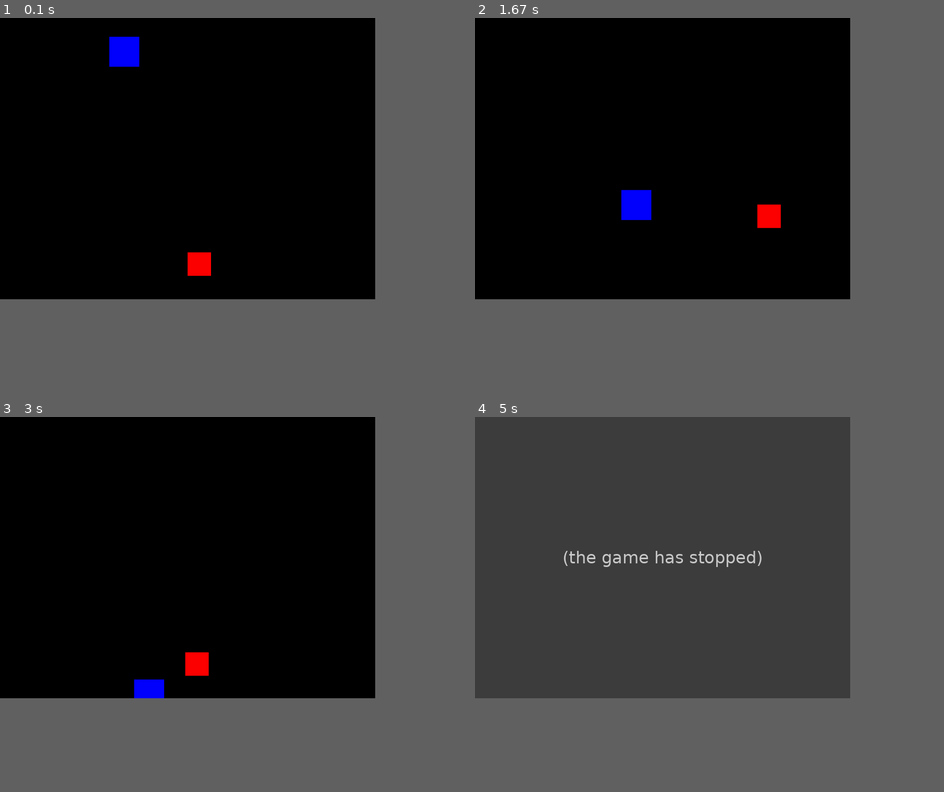
Above: before the commit, frames 1-4 (two rows, left to right).
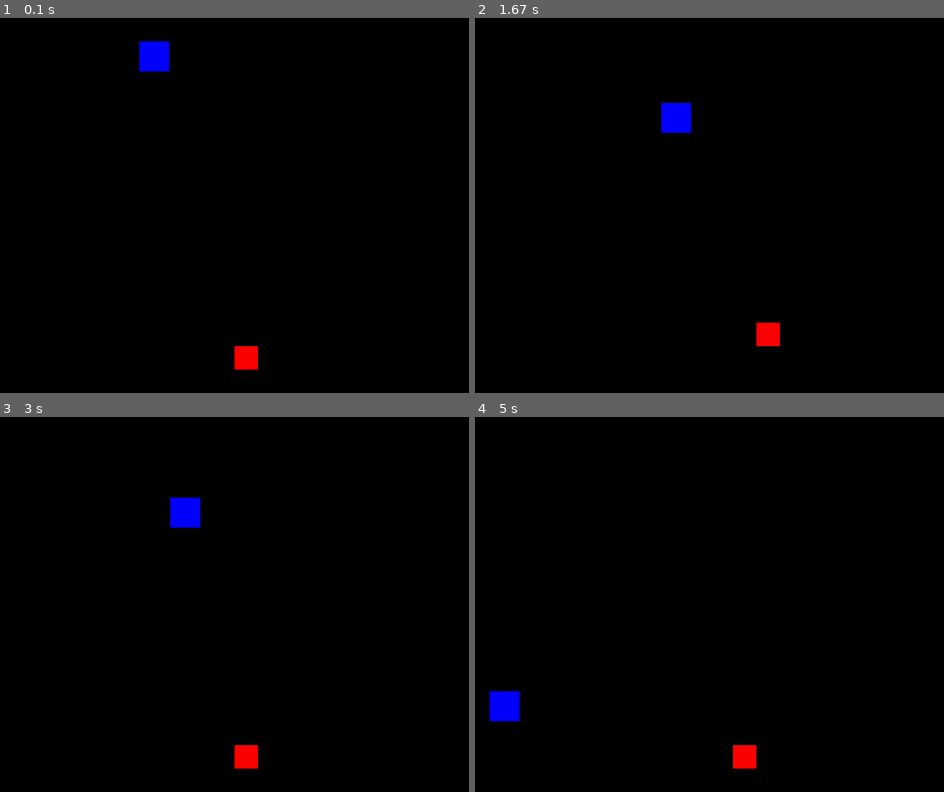
Above: after the commit, the same moments.

Repository: MaximoDiNapoli/Pygame
Game: pygame game, started from game.py
Two runs of this game, one before a commit and one after it. Both use one fixed random seed, a clock stepped at 60 frames per second and the inputs below.
Inputs:
- Up to frame 1 (0.1 s): no input
- Up to frame 2 (1.67 s): hold D 0.33-0.8 s; hold W 0.83-1.13 s; hold D 1.17-1.63 s
- Up to frame 3 (3 s): hold A 1.67-2.2 s; hold S 2.23-2.53 s; hold A 2.57-2.97 s
- Up to frame 4 (5 s): hold W 3-3.37 s; hold D 3.4-4.03 s; hold S 4.07-4.43 s; hold A 4.47-4.93 s; hold D from 4.97 s (still down)
In our replay, the window is 720x540 before the commit and 900x720 after it. These sizes can differ from the game's own. Grey fills any space a smaller window leaves; there, only what the larger window draws over its background counts as a difference.

The runs differ from the first frame. In frame 1, 1.7% of the frame differs, in the area x 23-55%, y 5-94%; in frame 2, 1.7%; in frame 3, 1.5%; in frame 4, 61%, in the area x 0-80%, y 0-94%.
Before the commit the program exited at 4.77 s; later frames show no game.

Commit message:
now you can't leave the map >:v

Diff:
--- a/game.py
+++ b/game.py
@@ -3,12 +3,12 @@
 import random
 import os
 #Constantes
-WIDTH = 800
-HEIGHT = 600
+WIDTH = 1000
+HEIGHT = 800
 COLOR_RED = (255,0,0)
 COLOR_BLACK = (0,0,0)
 COLOR_BLUE = (0,0,255)
-SPEED = 20
+SPEED = 10
 
 
 #jugador
@@ -47,14 +47,14 @@
         if event.type == pygame.KEYDOWN:
             x = PLAYER_POSITION[0]
             y = PLAYER_POSITION[1]
-            if event.key == pygame.K_w:
-                y -= PLAYER_SIZE * SPEED / 10
-            if event.key == pygame.K_a:
-                x -= PLAYER_SIZE * SPEED / 10
-            if event.key == pygame.K_s:
-                y += PLAYER_SIZE * SPEED / 10
-            if event.key == pygame.K_d:
-                x += PLAYER_SIZE * SPEED / 10
+            if event.key == pygame.K_w and y != 0:
+                y -= PLAYER_SIZE
+            if event.key == pygame.K_a and x != 0:
+                x -= PLAYER_SIZE
+            if event.key == pygame.K_s and y != HEIGHT - PLAYER_SIZE:
+                y += PLAYER_SIZE
+            if event.key == pygame.K_d and x != WIDTH - PLAYER_SIZE:
+                x += PLAYER_SIZE
 
             PLAYER_POSITION[0] = x
             PLAYER_POSITION[1] = y
@@ -80,6 +80,6 @@
     pygame.draw.rect(window , COLOR_RED,
                     (PLAYER_POSITION[0],PLAYER_POSITION[1],
                     PLAYER_SIZE, PLAYER_SIZE))
-    clock.tick(30)
-    SPEED += 0.01
+    clock.tick(60)
+    SPEED += 0.001
     pygame.display.update()
